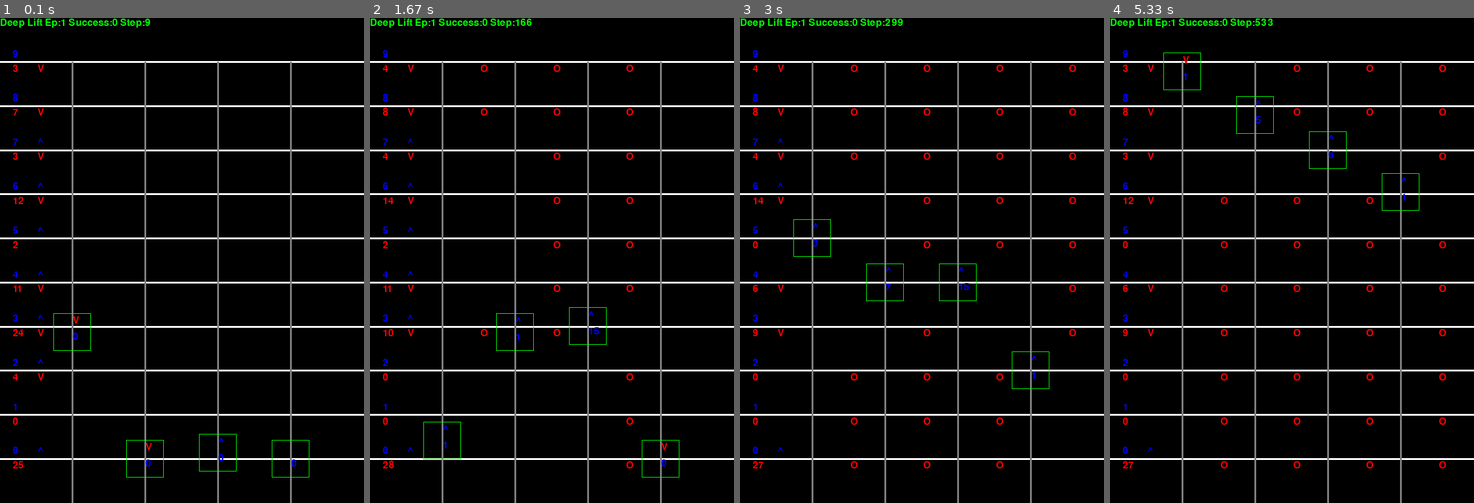
Above: before the commit, frames 1-4 (left to right).
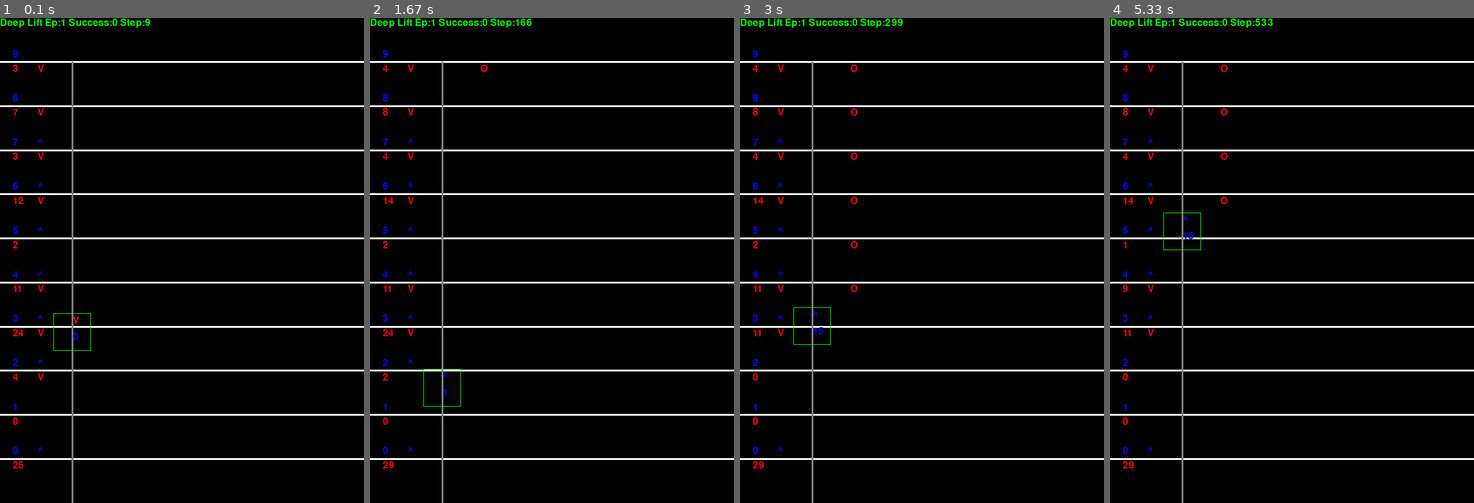
Above: after the commit, the same moments.

Repository: deep-lift/lift-env-pygame
Game: pygame game, started from env_main.py
Two runs of this game, one before a commit and one after it. Both use one fixed random seed, a clock stepped at 60 frames per second and the inputs below.
Inputs:
- Up to frame 1 (0.1 s): no input
- Up to frame 2 (1.67 s): no input
- Up to frame 3 (3 s): no input
- Up to frame 4 (5.33 s): no input

The runs differ from the first frame. In frame 1, 1.6% of the frame differs, in the area x 34-85%, y 9-100%; in frame 2, 2.1%; in frame 3, 2.4%; in frame 4, 2.6%, in the area x 3-93%, y 7-100%.

Commit message:
감속상태에서 멈춤 조건 버그 수정

Diff:
--- a/building.py
+++ b/building.py
@@ -27,9 +27,15 @@
 
         self.act_fsm.add_transition(State.Ready, Event.Call, State.Accelate)
         self.act_fsm.add_transition(State.Ready, Event.DoorOpenRequest, State.DoorOpening)
+
         self.act_fsm.add_transition(State.Accelate, Event.AccelateEnd, State.NormalMove)
         self.act_fsm.add_transition(State.Accelate, Event.DecelerateStart, State.NormalMove)
+        self.act_fsm.add_transition(State.Accelate, Event.Arrived, State.MoveStop)
+
         self.act_fsm.add_transition(State.NormalMove, Event.DecelerateStart, State.Decelerate)
+        self.act_fsm.add_transition(State.NormalMove, Event.Arrived, State.MoveStop);
+
+
         self.act_fsm.add_transition(State.Decelerate, Event.Arrived, State.MoveStop)
         self.act_fsm.add_transition(State.MoveStop, Event.DoorOpenRequest, State.DoorOpening)
         self.act_fsm.add_transition(State.MoveStop, Event.EmptyPassenger, State.Ready)
@@ -106,13 +112,15 @@
             return
 
         if self._building._env.heuristic:
-            if not self.verticals[int(next_floor)].on:
+            if not self.verticals[int(next_floor)].on and not self._building.floors[next_floor].is_call(self.move):
                 self.request_action(next_floor)
             elif self.act_fsm.curr_state != State.Decelerate:
                 self.act_fsm.transition(Event.DecelerateStart)
             elif self.req_floor[self.move] == next_floor:
                 self.act_fsm.transition(Event.DecelerateStart)
-                return
+            elif next_floor == 0 or next_floor  ==  self._building._env.floors -1:
+                 self.act_fsm.transition(Event.DecelerateStart)
+
             if len(self.passengers) > 0:
                 return
 
@@ -137,20 +145,20 @@
 
         if self.pos.y >= self._building.floors[self._building._env.floors - 1].pos.y:
             self.pos.y = self._building.floors[self._building._env.floors - 1].pos.y
-            self.act_fsm.transition(Event.Arrived)
+            self.set_direction(MoveState.DOWN);
 
         elif self.pos.y <= self._building.floors[0].pos.y:
             self.pos.y = self._building.floors[0].pos.y
-            self.act_fsm.transition(Event.Arrived)
-
-        self.curr_floor = (self.pos.y / self._building._env.height) - 1
+            self.set_direction(MoveState.UP);
+
+        self.curr_floor = ((self.pos.y / self._building._env.height) - 1)+0.01
         self.chk_floor()
 
     def set_direction(self, m):
         self.move = m
 
     def set_floorbutton(self, floor: int, on: bool):
-        self.verticals[floor].on = on
+        #self.verticals[floor].on = on
 
         if self.move == MoveState.STOP and on:
             if floor > self.curr_floor:
@@ -162,6 +170,7 @@
         if self.chk_transtime():
             if self.act_fsm.curr_state in self.elevatorAction.keys():
                 self.elevatorAction[self.act_fsm.curr_state]()
+
         self.update_pos()
 
     def request_action(self, floor: int):
@@ -213,10 +222,11 @@
 
     def act_accelate(self):  # 정상속도로 되기 위해서 가속상태..
 
-        if self.curr_floor ==0 and self.move != MoveState.UP:
-            self.move = MoveState.UP
-        elif self.curr_floor == self._building._env.floors -1 and self.move != MoveState.DOWN:
-            self.move = MoveState.DOWN
+
+        #if self.curr_floor ==0 and self.move != MoveState.UP:
+        #    self.move = MoveState.UP
+        #elif self.curr_floor == self._building._env.floors -1 and self.move != MoveState.DOWN:
+        #    self.move = MoveState.DOWN
 
         self.curr_speed += self._building._env.fixedTime*1
         if self.curr_speed < self._building._env.speed:
@@ -230,8 +240,8 @@
 
     def act_decelerate(self):
 
-        nextfloor = 0
-        if self.move.UP == MoveState.UP:
+        nextfloor:int = 0
+        if self.move == MoveState.UP:
             nextfloor = (int)(self.curr_floor) + 1
 
             if nextfloor >= self._building._env.floors:
@@ -239,9 +249,11 @@
         else:
             nextfloor = self.curr_floor
 
+        nextfloor = int(nextfloor)
+
         dist = self._building.floors[nextfloor].pos.y - self.pos.y
 
-        if abs(dist)<= self.curr_speed*FIXED_TIME or abs(dist) < 0.09:
+        if dist*self.move_dir[self.move.value]<=0 or abs(dist) <= 0.65:
             self.pos.y =  self._building.floors[nextfloor].pos.y
             self.act_fsm.transition(Event.Arrived)
             self.curr_speed = 0
@@ -291,6 +303,8 @@
         idx = 0
         stayfloor:int = self.curr_floor
 
+
+
         if self.move == MoveState.UP:
             stayfloor =  round(self.curr_floor)#Mathf.RoundToInt(currentFloor)
         elif  self.move == MoveState.STOP:
@@ -302,6 +316,7 @@
             p: Passenger = self.passengers[idx]
             if p.dest_floor == stayfloor:
                 del self.passengers[idx]
+                self.verticals[int(stayfloor)].on = False
                 boardingDelay += random.uniform(0.6, 1.0)
 
                 refTime = abs(
@@ -344,7 +359,7 @@
             floor = self.curr_floor
             nextfloor = floor
         elif self.move == MoveState.DOWN:
-            floor = math.ceil(self.curr_floor-0.1)
+            floor = math.ceil(self.curr_floor)
             nextfloor = round(self.curr_floor)
 
         return int(floor),int(nextfloor)
@@ -368,7 +383,6 @@
 
         if self.move == MoveState.UP and p.dest_floor>self.curr_floor:
             self.passengers.append(p)
-
             self.set_transition_delay(Event.DoorCloseStart, random.uniform(0.6, 1.0),True)
             #SetFloorButton(p.destFloor, True)
         elif self.move  == MoveState.DOWN and p.dest_floor < self.curr_floor:
@@ -378,11 +392,12 @@
             #AddReward(1f / (Time.fixedTime - p.timeWaiting))
             #p.timeWaiting = Time.fixedTime
         else:
+            self.verticals[p.dest_floor].on = False
             return False
         return True
 
     def get_floor_dist(self, floor):
-        dist: float = floor - self.curr_floor
+        dist =  abs(floor - self.curr_floor)
         if self.move == MoveState.STOP:
             return abs(dist)
 
@@ -401,7 +416,7 @@
         return dist
 
     def set_callrequest(self, floor:int, direction: MoveState):
-        self.req_floor[direction] = floor
+        #self.req_floor[direction] = floor
 
         if self.act_fsm.curr_state == State.Ready:
             if floor == self.curr_floor:
--- a/elevator.py
+++ b/elevator.py
@@ -21,7 +21,7 @@
 
 
 class ElevatorEnv:
-    elevator_count: int = 4
+    elevator_count: int = 1
     floors: int = 10
     passenger: int = 100
     height: float = 3.5
@@ -34,7 +34,7 @@
     capacity: int = 15
     actionTofloor: int = 0
     fixedTime: float = FIXED_TIME
-    maxstep: int = 5000
+    maxstep: int = 50000
     bd:building
     heuristic: bool = True
 
